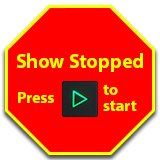
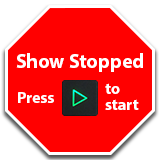
Two versions of the same layered image (160x160). Layer-by-layer changes:
painted on "Show Stopped" over [left=16, top=53, right=143, bottom=72]
painted on "Press" over [left=18, top=92, right=54, bottom=103]
painted on "Button" over [left=62, top=80, right=98, bottom=117]
painted on "to start" over [left=103, top=83, right=139, bottom=111]
painted on "Polygon 1" over [left=5, top=5, right=155, bottom=155]
